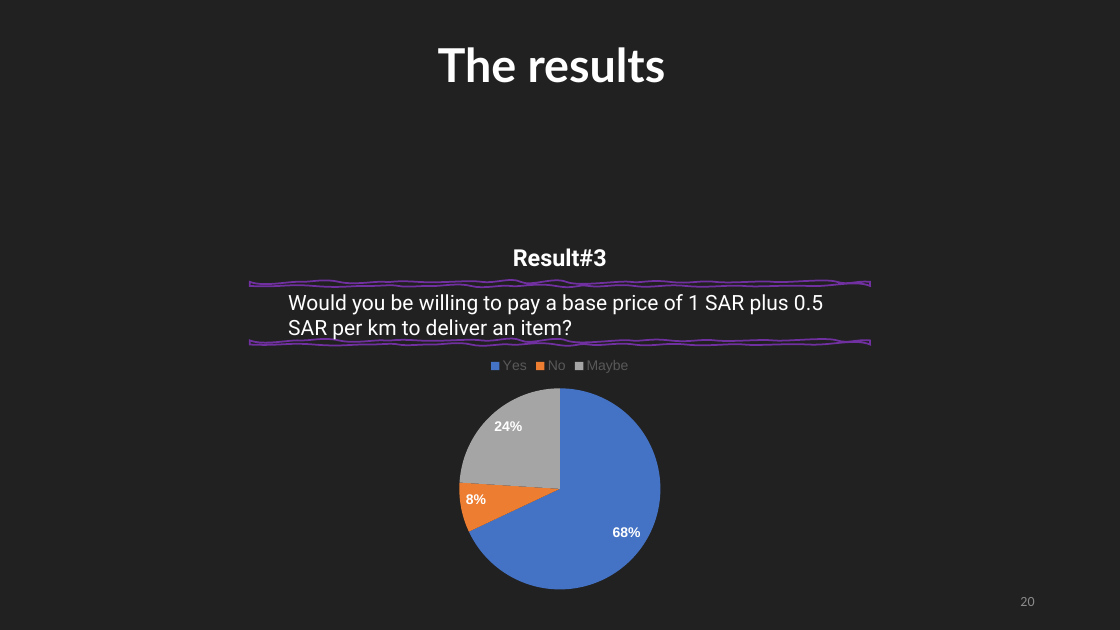
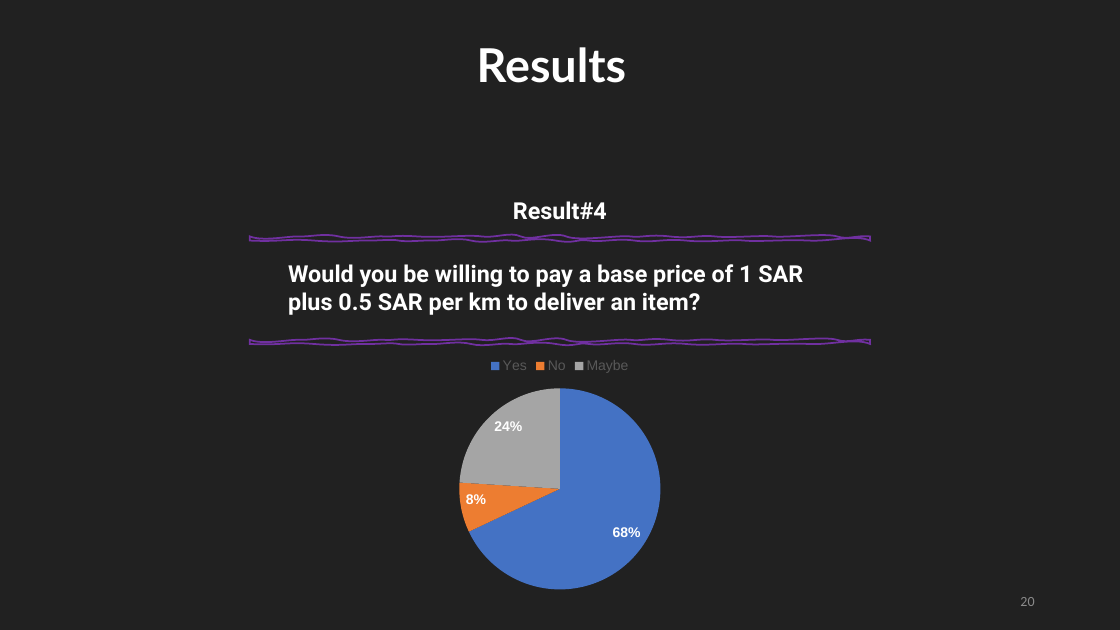
Before and after one commit to Mhd-Ghd/on-campus-delivery-robot, a slide deck: slide 20 of reports/report-2/Press#2.pptm. Drawn at 1120x630 pixels with LibreOffice and Linux fonts; fonts in the diff are those of the drawing. Boxes give left, top, right and bottom in pixels: in the first picture for what was removed or moved away, otherwise in the second. Text is boxed around its words. In the diff, an @@ line names an element or a change of style, - is before the commit and + after.

Commit message:
Suliman B&W, Canvas formatting, results formatting

```diff
--- a/reports/report-2/Press#2.pptm
+++ b/reports/report-2/Press#2.pptm
@@ text at (477,47,626,83): text changed @@
-The results
+Results
@@ text at (513,201,607,220): text changed @@
-Result#3
+Result#4
@@ freeform shape: place and size @@
-freeform shape at (250,282,870,287)
+freeform shape at (250,236,870,240)
@@ text "Would you be willing to ...": place and size @@
-text "Would you be willing to ..." at (288,294,823,342)
+text "Would you be willing to ..." at (288,264,803,315)
@@ text "Would you be willing to ..." at (288,264,803,315): size 18 to 20 pt, bold on @@
@@ freeform shape at (250,340,870,344): outline redrawn @@
```
Also in this commit, not shown: 7 other slides changed.
